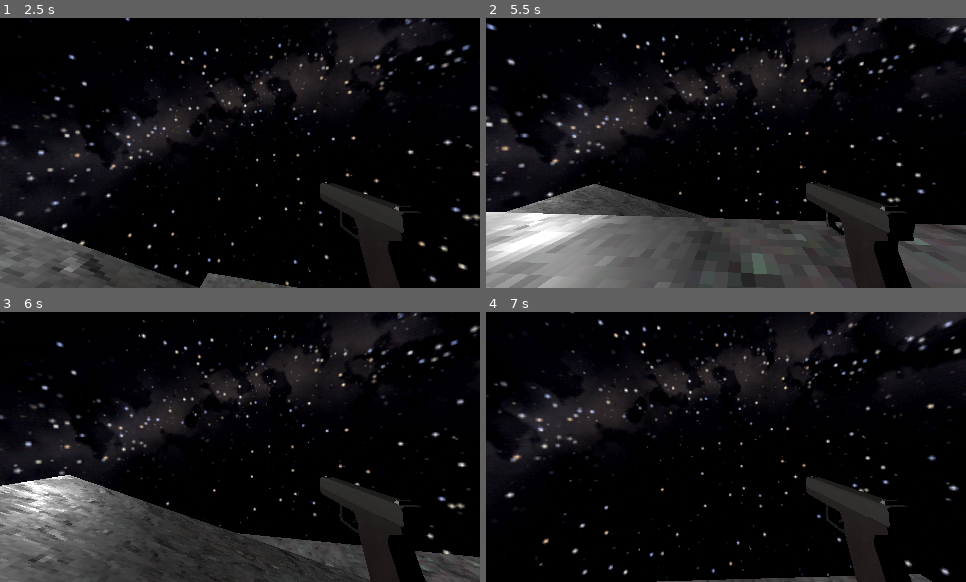
Above: before the commit, frames 1-4 (two rows, left to right).
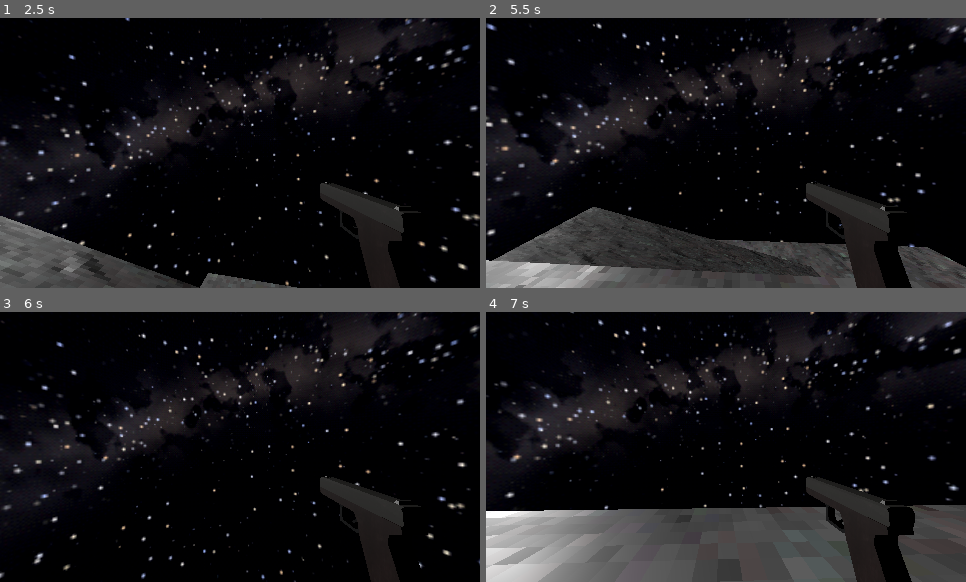
Above: after the commit, the same moments.

Repository: TheM0RSE/GameOff2026
Game: Godot game, scene res://Scenes/Main.tscn
The game is run twice, just before and just after one commit, with the same random seed, the same clock (stepped at 60 frames per second) and the same inputs.
Inputs (mouse positions are in pixels of both pictures, inside the frame that each line leads up to):
- Up to frame 1 (2.5 s): move the mouse to (264, 153) at 0.52 s; hold Ctrl (Slide, bound only after the commit) 0.53-1.28 s; hold W (up) from 0.53 s (still down); tap Shift (Dash) at 0.6, 2.3 s; tap Space (jump) at 0.77, 1.07, 1.52, 1.55, 1.82, 2.1 s; move the mouse to (216, 153) at 1.27 s; tap Ctrl (Slide, bound only after the commit) at 1.35 s; move the mouse to (249, 147) at 2.02 s
- Up to frame 2 (5.5 s): keep holding W (up); move the mouse to (721, 158) at 2.77 s; tap Shift (Dash) at 2.85, 4.55, 5.1 s; tap Space (jump) at 3.02, 3.32, 3.77, 3.8, 4.07, 4.52, 4.82 s; tap Ctrl (Slide, bound only after the commit) at 3.05, 4.35 s; tap Enter at 3.5 s; move the mouse to (764, 155) at 3.52 s; click (764, 155) at 3.6 s; move the mouse to (687, 150) at 4.27 s; tap R (reset) at 5 s; move the mouse to (730, 153) at 5.02 s; hold Ctrl (Slide, bound only after the commit) from 5.03 s (still down)
- Up to frame 3 (6 s): move the mouse to (220, 441) at 5.77 s; release W (up) at 5.78 s; release Ctrl (Slide, bound only after the commit) at 5.78 s; hold D (right) from 5.78 s (still down); tap Ctrl (Slide, bound only after the commit) at 5.85 s
- Up to frame 4 (7 s): tap Space (jump) at 6.02, 6.05, 6.32, 6.6, 6.77 s; move the mouse to (750, 447) at 6.52 s; release D (right) at 6.53 s; hold W (up) from 6.53 s (still down); tap Shift (Dash) at 6.8 s

Frame 1 is identical in both runs. In frame 2, 16% of the frame differs, in the area x 0-100%, y 61-100%; in frame 3, 21%; in frame 4, 23%, in the area x 0-100%, y 71-100%.

Commit message:
Added simple sliding.

Diff:
--- a/Entities/Player/Player.gd
+++ b/Entities/Player/Player.gd
@@ -1,5 +1,13 @@
 extends CharacterBody3D
 
+# Player variables
+@export var collision : CollisionShape3D
+const STAND_HEIGHT = 2.0
+const LOW_HEIGHT = 1.0
+var stand_cam_y = 0.0
+var stand_col_y = 0.0
+
+# Move Variables
 var speed: float = 0
 const WALK_SPEED = 10.0
 
@@ -24,6 +32,17 @@
 var dash_direction = Vector3.ZERO
 @export var dash_speed = 20
 
+# Slide
+var is_sliding = false
+var slide_direction = Vector3.ZERO
+@export var slide_speed = 14.0
+const SLIDE_FRICTION = 8
+const SLIDE_MIN_SPEED = 4.0
+const SLOPE_ACCEL = 60
+
+var was_on_floor = false
+var just_landed = false
+
 # Stamina later
 
 const WEIGHT = 2.0
@@ -45,6 +64,9 @@
 
 func _ready() -> void:
 	Input.mouse_mode = Input.MOUSE_MODE_CAPTURED # Lock mouse ingame
+	stand_cam_y = camera.position.y
+	stand_col_y = collision.position.y
+	speed = WALK_SPEED
 
 func _unhandled_input(event):
 	if event is InputEventMouseMotion:
@@ -52,7 +74,7 @@
 		mouse_input += event.relative
 
 func _process(delta: float) -> void:
-	# If left moues button is pressed, call the shoot function in the pistol
+	# If left moues button is pressed, call the shoot fuwdnction in the pistol
 	if Input.is_action_just_pressed("interact"):
 		glock.shoot()
 
@@ -89,7 +111,25 @@
 
 	jump(delta)
 	dash_and_move(delta)
+	update_height(delta)
+
+	var was_on_floor = is_on_floor()
 	move_and_slide()
+	just_landed = is_on_floor() and not was_on_floor
+
+# Update player height
+func update_height(delta):
+	var target_height = STAND_HEIGHT
+	var drop = STAND_HEIGHT - target_height
+	var cam_target = stand_cam_y - drop
+
+	if is_sliding:
+		target_height = LOW_HEIGHT
+
+	collision.shape.height = target_height
+	collision.position.y = stand_col_y - drop / 2
+
+	camera.position.y = lerp(camera.position.y, cam_target, 15 * delta)
 
 func mouse_move():
 	# Apply rotation on every rendered framed
@@ -110,7 +150,7 @@
 	var horizontal = Vector3(velocity.x, 0, velocity.z)
 
 	# Register dash input
-	if Input.is_action_just_pressed("Dash") and not is_dashing:
+	if Input.is_action_just_pressed("Dash") and not is_dashing and not is_sliding:
 		# Check if the player has more than 0 dash charges
 		if dash_charges > 0:
 			# Remove one charge
@@ -130,21 +170,41 @@
 			# print("Don't have any dash charges")
 			return
 
+	# Register slide input
+	if ((Input.is_action_just_pressed("Slide") and is_on_floor()) or (Input.is_action_pressed("Slide") and just_landed)) and not is_sliding:
+		if horizontal.length() > SLIDE_MIN_SPEED:
+			is_sliding = true
+			is_dashing = false
+			slide_direction = horizontal.normalized()
+			horizontal = slide_direction * max(horizontal.length(), slide_speed)
+
 	# Set target direction
-	var target = direction * WALK_SPEED
+	var target = direction * speed
+
 	# Handle dash
 	if is_dashing:
 		dash_timer -= delta
-		velocity.x = dash_direction.x * dash_speed
-		velocity.z = dash_direction.z * dash_speed
+		horizontal = dash_direction * dash_speed
 
 		if dash_timer <= 0:
 			is_dashing = false
+	elif is_sliding:
+		horizontal = horizontal.move_toward(Vector3.ZERO, SLIDE_FRICTION * delta)
+
+		var n := get_floor_normal()
+		var downhill := Vector3.DOWN - n * Vector3.DOWN.dot(n)
+
+		horizontal += downhill * SLOPE_ACCEL * delta
+
+		# Stop conditions
+		if horizontal.length() < SLIDE_MIN_SPEED or not Input.is_action_pressed("Slide"):
+			is_sliding = false
 	else:
 		# Apply normal movement to the player
 		horizontal = horizontal.move_toward(target, rate * delta)
-		velocity.x = horizontal.x
-		velocity.z = horizontal.z
+
+		if not is_on_floor() and direction != Vector3.ZERO and horizontal.length() > speed:
+			target = direction * horizontal.length()
 
 		charges_refill_currentTime -= charges_refill_time * delta
 
@@ -154,7 +214,16 @@
 			dash_charges += 1
 			print(dash_charges)
 
+	velocity.x = horizontal.x
+	velocity.z = horizontal.z
+
+	if is_sliding and is_on_floor():
+		var n := get_floor_normal()
+		velocity.y = -(n.x * velocity.x + n.z * velocity.z) / n.y
+
 func jump(delta):
+
+
 	# Decrease the jump buffer timer over time
 	if jump_buffer_timer > 0:
 		jump_buffer_timer -= delta
@@ -165,6 +234,9 @@
 
 	# Execute jump if on floor and buffer is active and if coyote timer is higher than 0
 	if (is_on_floor() or coyote_timer > 0.0) and jump_buffer_timer > 0:
+		if is_sliding:
+			is_sliding = false
+
 		velocity.y = JUMP_VELOCITY
 		jump_buffer_timer = 0.0 # Consume the buffer
 		coyote_timer = 0.0
--- a/Entities/Player/Player.tscn
+++ b/Entities/Player/Player.tscn
@@ -6,9 +6,10 @@
 
 [sub_resource type="CapsuleShape3D" id="CapsuleShape3D_3n5wa"]
 
-[node name="Player" type="CharacterBody3D" unique_id=1972926718 node_paths=PackedStringArray("camera", "glock") groups=["Player"]]
+[node name="Player" type="CharacterBody3D" unique_id=1972926718 node_paths=PackedStringArray("collision", "camera", "glock") groups=["Player"]]
 transform = Transform3D(-4.371139e-08, 0, -1, 0, 1, 0, 1, 0, -4.371139e-08, 0, 0, 0)
 script = ExtResource("1_3qydi")
+collision = NodePath("CollisionShape3D")
 camera = NodePath("Camera3D")
 glock = NodePath("Camera3D/Glock")
 
--- a/Scenes/Main.tscn
+++ b/Scenes/Main.tscn
@@ -51,6 +51,7 @@
 [node name="Player" parent="." unique_id=1972926718 instance=ExtResource("1_r150o")]
 transform = Transform3D(0.9623565, 0, 0.27179015, 0, 1, 0, -0.27179015, 0, 0.9623565, 0.63244486, 3.736394, -0.85529494)
 collision_layer = 2
+floor_snap_length = 0.5
 
 [node name="NavigationRegion3D" type="NavigationRegion3D" parent="." unique_id=1232932362]
 navigation_mesh = SubResource("NavigationMesh_3n5wa")
--- a/project.godot
+++ b/project.godot
@@ -78,6 +78,11 @@
 "events": [Object(InputEventKey,"resource_local_to_scene":false,"resource_name":"","device":-1,"window_id":0,"alt_press …(192 unchanged characters)…
 ]
 }
+Slide={
+"deadzone": 0.2,
+"events": [Object(InputEventKey,"resource_local_to_scene":false,"resource_name":"","device":-1,"window_id":0,"alt_pressed":false,"shift_pressed":false,"ctrl_pressed":false,"meta_pressed":false,"pressed":false,"keycode":0,"physical_keycode":4194326,"key_label":0,"unicode":0,"location":0,"echo":false,"script":null)
+]
+}
 
 [physics]
 
